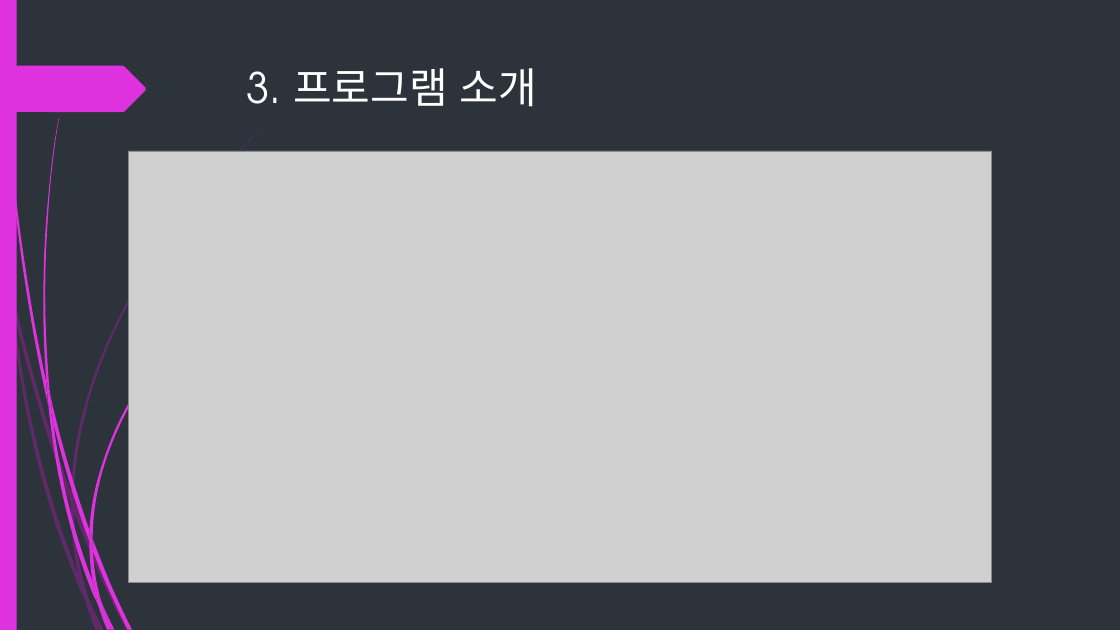
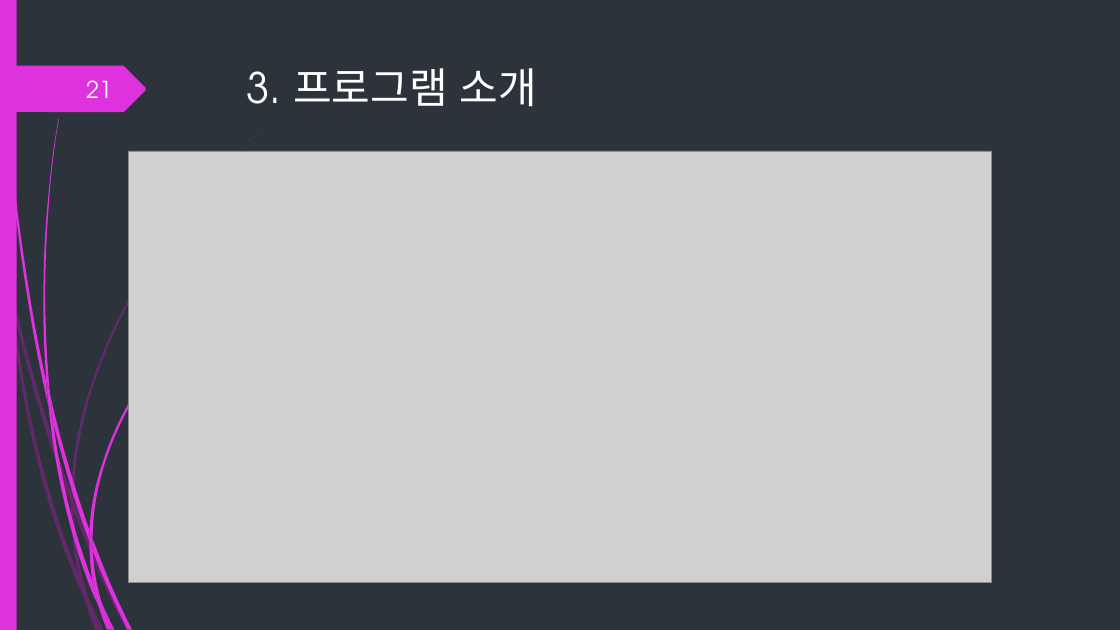
Before and after one commit to DodamKing/JavaCourse, a slide deck: slide 21 of ppt/Swing Project.pptx. Drawn at 1120x630 pixels with LibreOffice and Linux fonts; fonts in the diff are those of the drawing; grey boxes stand for pictures. Boxes give left, top, right and bottom in pixels: in the first picture for what was removed or moved away, otherwise in the second. Text is boxed around its words. In the diff, an @@ line names an element or a change of style, - is before the commit and + after.

```diff
--- a/ppt/Swing Project.pptx
+++ b/ppt/Swing Project.pptx
@@ page number added at (86,80,112,98), 20 pt, text #FEFFFF @@
+21
```
Also in this commit, not shown: 30 other slides changed.
